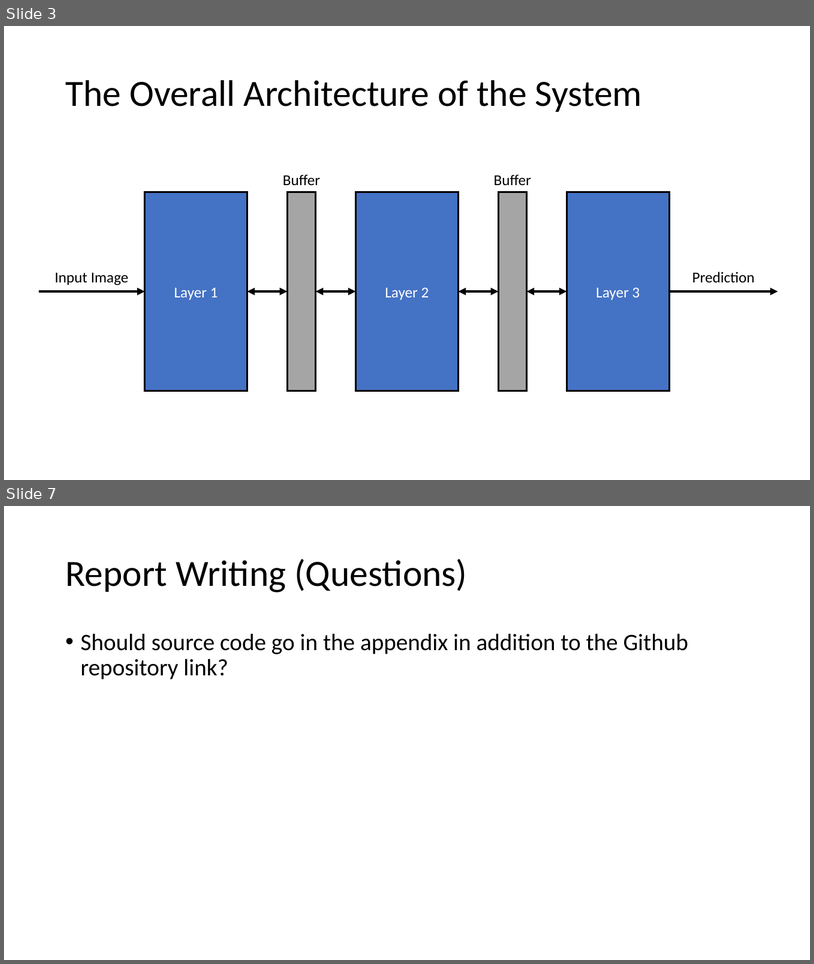
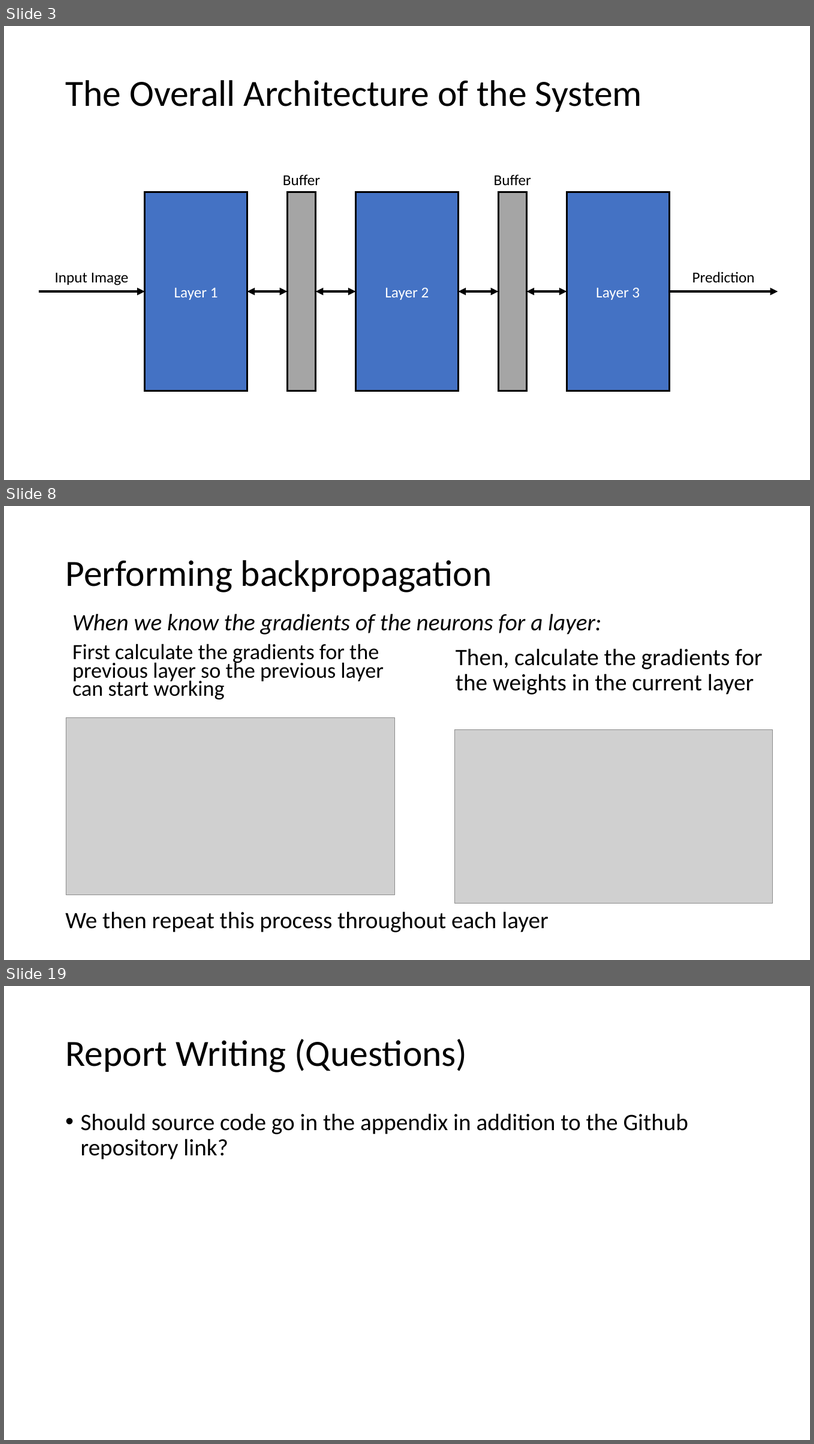
Before and after one commit to erikgroving/NeuralNetworkHardwareAccelerator, a slide deck: WeeklyPresentations/update10_05_26.pptx. Shown one above the other, each under a label of ours: slides 3 and 7 before the commit, slides 3, 8 and 19 after it; the slides between them are not shown. The pictures are 814x964 and 814x1444 pixels, drawn with LibreOffice and Linux fonts; fonts in the diff are those of the drawing; grey boxes stand for pictures. Boxes give left, top, right and bottom in pixels: in the first picture for what was removed or moved away, otherwise in the second. Text is boxed around its words. In the diff, an @@ line names an element or a change of style, - is before the commit and + after.

```diff
--- a/WeeklyPresentations/update10_05_26.pptx
+++ b/WeeklyPresentations/update10_05_26.pptx
@@ slide 8 added at bbox=[4, 506, 810, 960], background #FFFFFF @@
@@ title added at bbox=[65, 560, 492, 592], 44 pt, text #000000 @@
+Performing backpropagation
@@ text added at bbox=[72, 613, 602, 634], 28 pt, text #000000, italic @@
+When we know the gradients of the neurons for a layer:
@@ text added at bbox=[72, 643, 384, 700], 25.9 pt, text #000000 @@
+First calculate the gradients for the previous layer so the previous layer can start working
@@ text added at bbox=[456, 648, 762, 694], 28 pt, text #000000 @@
+Then, calculate the gradients for the weights in the current layer
@@ picture added at bbox=[66, 718, 395, 895] @@
@@ picture added at bbox=[455, 730, 773, 903] @@
@@ text added at bbox=[65, 911, 548, 932], 28 pt, text #000000 @@
+We then repeat this process throughout each layer
@@ what was slide 7 is now slide 19 @@
```
Also in this commit, not shown: 3 slides changed, 12 other slides added, 1 slide removed, 4 other files.
